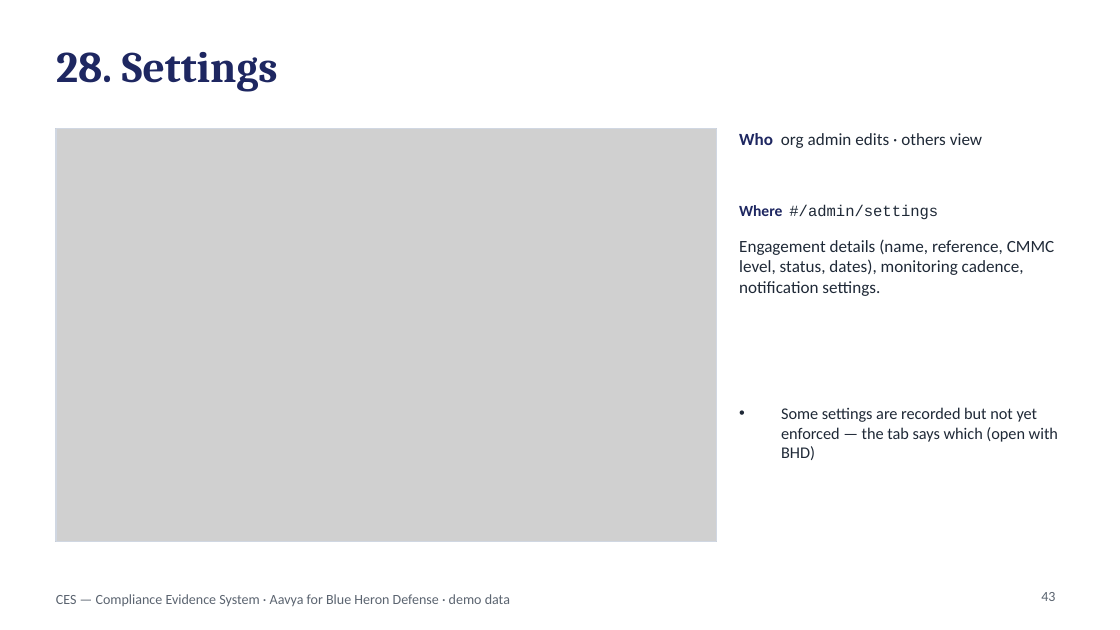
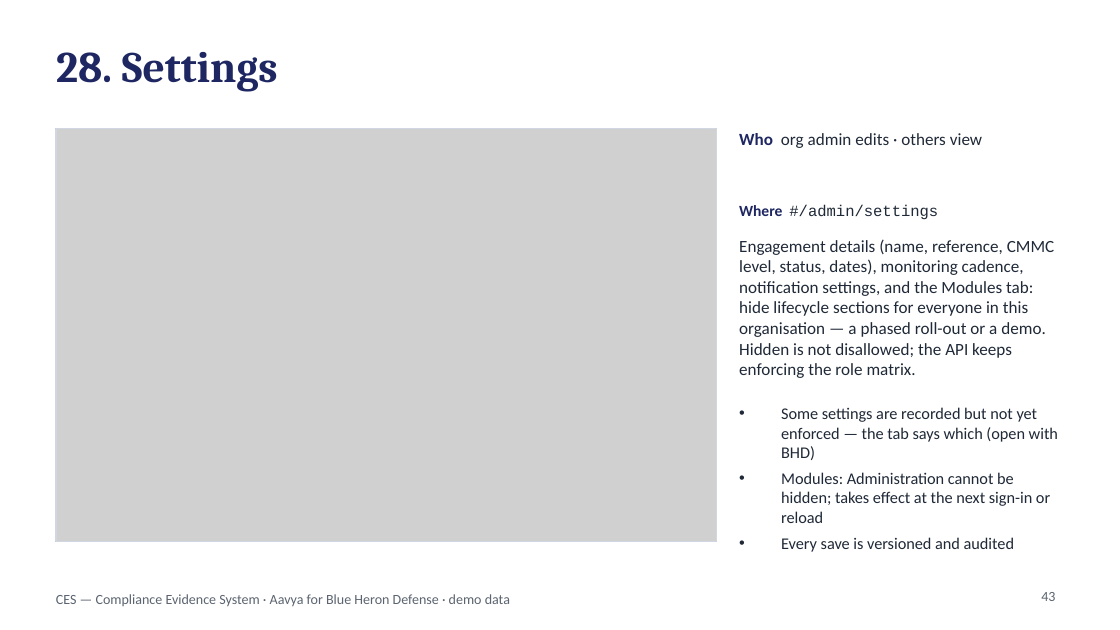
Before and after one commit to aavya-engineering/CES, a slide deck: slide 43 of docs/handover/CES-Platform-Walkthrough.pptx. Drawn at 1120x630 pixels with LibreOffice and Linux fonts; fonts in the diff are those of the drawing; grey boxes stand for pictures. Boxes give left, top, right and bottom in pixels: in the first picture for what was removed or moved away, otherwise in the second. Text is boxed around its words. In the diff, an @@ line names an element or a change of style, - is before the commit and + after.

```diff
--- a/docs/handover/CES-Platform-Walkthrough.pptx
+++ b/docs/handover/CES-Platform-Walkthrough.pptx
@@ text at box(739, 239, 1055, 378): text changed @@
-Engagement details (name, reference, CMMC level, status, dates), monitoring cadence, notification settings.
+Engagement details (name, reference, CMMC level, status, dates), monitoring cadence, notification settings, and the Modules tab: hide lifecycle sections for everyone in this organisation — a phased roll-out or a demo. Hidden is not disallowed; the API keeps enforcing the role matrix.
@@ text at box(781, 472, 1050, 552): paragraphs added @@
+• Modules: Administration cannot be hidden; takes effect at the next sign-in or reload
+• Every save is versioned and audited
```
Also in this commit, not shown: 3 other slides changed, 1 slide added, 4 other files.
